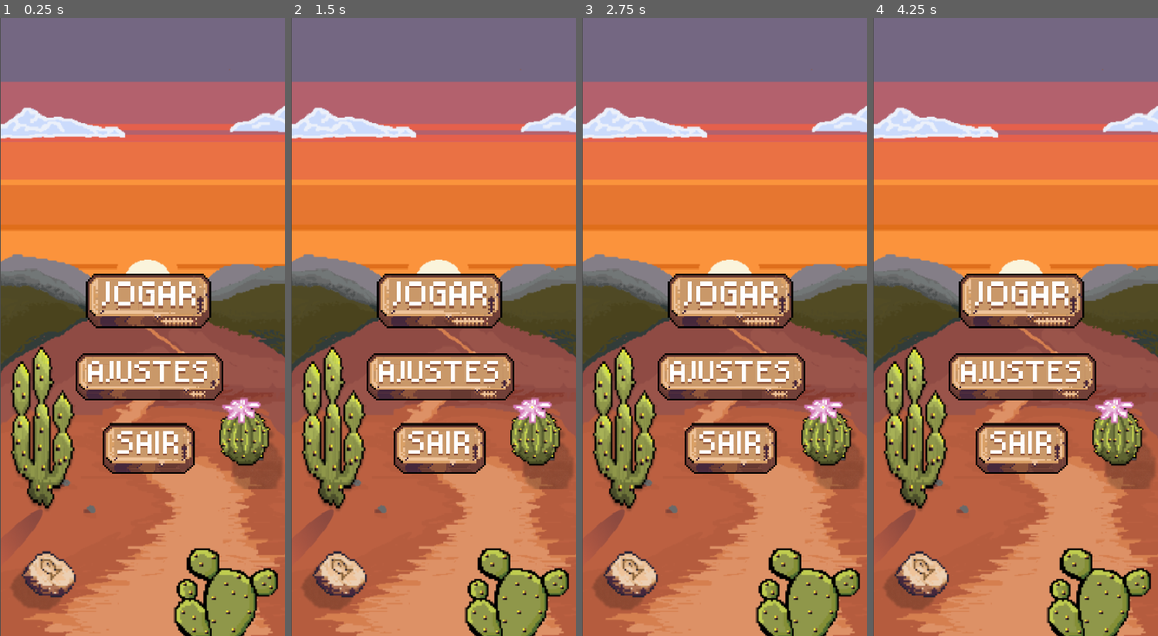
Above: before the commit, frames 1-4 (left to right).
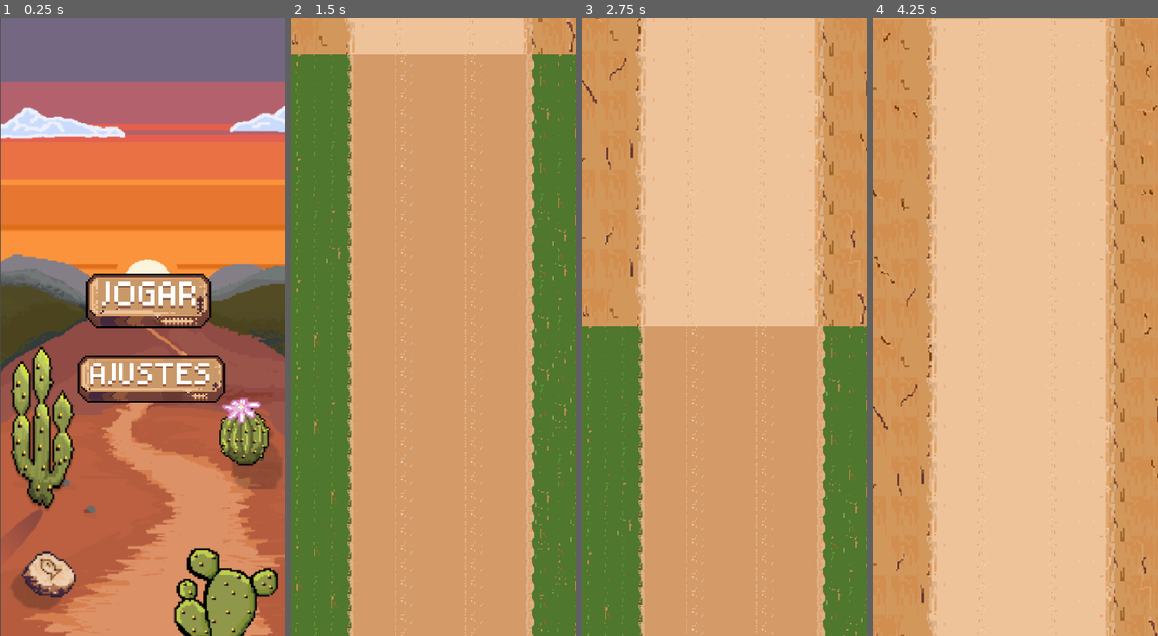
Above: after the commit, the same moments.

Repository: Luiiz-Henrique/Game-Challenge
Game: Godot game, scene res://Contexts/MenuHomeContext/MenuHomeContext.tscn
The game is run twice, just before and just after one commit, with the same random seed, the same clock (stepped at 60 frames per second) and the same inputs.
Inputs (mouse positions are in pixels of both pictures, inside the frame that each line leads up to):
- Up to frame 1 (0.25 s): no input
- Up to frame 2 (1.5 s): click (453, 382) at 0.52 s; click (439, 302) at 1.25 s
- Up to frame 3 (2.75 s): click (730, 302) at 2.02 s
- Up to frame 4 (4.25 s): click (1021, 376) at 2.77 s; click (1035, 382) at 3.52 s

The runs differ from the first frame. In frame 1, 4.7% of the frame differs, in the area x 26-80%, y 54-74%; in frame 2, 88%; in frame 3, 89%; in frame 4, 98%, in the area x 0-100%, y 0-100%.

Commit message:
resolvendo erros de merge para todos os integrantes pegarem o codigo

Diff:
--- a/Contexts/MenuHomeContext/MenuHomeContext.tscn
+++ b/Contexts/MenuHomeContext/MenuHomeContext.tscn
@@ -2,8 +2,8 @@
 
 [ext_resource type="Texture2D" uid="uid://bjq6yke47v53d" path="res://Contexts/MenuHomeContext/Tela Inicial.png" id="1_5fdye"]
 [ext_resource type="PackedScene" uid="uid://c4l62jg4c6m1q" path="res://Features/Buttons/Button_jogar.tscn" id="2_5a3en"]
-[ext_resource type="PackedScene" uid="uid://cdxnbc0f5wndn" path="res://Features/Buttons/Button_Sair.tscn" id="3_5fdye"]
 [ext_resource type="PackedScene" uid="uid://dpejrm65ji5eh" path="res://Features/Buttons/Button_Ajustes.tscn" id="4_5fdye"]
+[ext_resource type="Script" uid="uid://cdgkywy5ddwow" path="res://Features/Buttons/action_button_ajustes.gd" id="4_ddsf3"]
 
 [node name="MenuHomeContext" type="TextureRect" unique_id=359420042]
 anchors_preset = 15
@@ -22,34 +22,10 @@
 offset_right = 293.0
 offset_bottom = 428.0
 
-[node name="Button_sair" parent="." unique_id=874596736 instance=ExtResource("3_5fdye")]
-layout_mode = 0
-offset_left = 138.0
-offset_top = 582.0
-offset_right = 292.0
-offset_bottom = 697.0
-texture_normal = null
-stretch_mode = 6
-
-[node name="TextureButton" parent="." unique_id=980787844 instance=ExtResource("4_5fdye")]
-layout_mode = 0
-offset_left = 88.00001
-offset_top = 430.99997
-offset_right = 297.1667
-offset_bottom = 544.83325
-scale = Vector2(1.3, 1.3)
-texture_normal = null
-
-[node name="Button_sair2" parent="." unique_id=1237314496 instance=ExtResource("3_5fdye")]
-layout_mode = 0
-offset_left = 140.0
-offset_top = 545.0
-offset_right = 268.0
-offset_bottom = 643.0
-
 [node name="TextureButton2" parent="." unique_id=1976419141 instance=ExtResource("4_5fdye")]
 layout_mode = 0
-offset_left = 103.0
-offset_top = 442.0
-offset_right = 273.0
-offset_bottom = 530.0
+offset_left = 106.0
+offset_top = 445.0
+offset_right = 276.0
+offset_bottom = 533.0
+script = ExtResource("4_ddsf3")
--- a/Features/Buttons/Button_Sair.tscn
+++ /dev/null
@@ -1,12 +0,0 @@
-[gd_scene format=3 uid="uid://cdxnbc0f5wndn"]
-
-[ext_resource type="Texture2D" uid="uid://dktabwygbc0xu" path="res://Features/Buttons/botaaoSair.svg" id="1_3qt45"]
-
-[node name="Button_sair" type="TextureButton" unique_id=874596736]
-offset_left = 121.0
-offset_top = 237.0
-offset_right = 249.0
-offset_bottom = 335.0
-texture_normal = ExtResource("1_3qt45")
-ignore_texture_size = true
-stretch_mode = 5
--- /dev/null
+++ b/Features/Buttons/Button_controles.tscn
@@ -0,0 +1,12 @@
+[gd_scene format=3 uid="uid://cdxnbc0f5wndn"]
+
+[ext_resource type="Texture2D" uid="uid://dktabwygbc0xu" path="res://Features/Buttons/botaaoSair.svg" id="1_pk1ni"]
+
+[node name="Button_controles" type="TextureButton" unique_id=874596736]
+offset_left = 121.0
+offset_top = 237.0
+offset_right = 249.0
+offset_bottom = 335.0
+texture_normal = ExtResource("1_pk1ni")
+ignore_texture_size = true
+stretch_mode = 5
--- a/Features/Buttons/Button_jogar.tscn
+++ b/Features/Buttons/Button_jogar.tscn
@@ -1,6 +1,7 @@
 [gd_scene format=3 uid="uid://c4l62jg4c6m1q"]
 
 [ext_resource type="Texture2D" uid="uid://ci57fdr4bw2hc" path="res://Features/Buttons/botaoJogar 1.svg" id="1_l1hbo"]
+[ext_resource type="Script" uid="uid://20x7xac6y5tb" path="res://Features/Buttons/action_button_play.gd" id="2_2q3o5"]
 
 [node name="Botao_jogar" type="TextureButton" unique_id=711292972]
 offset_left = 131.0
@@ -10,3 +11,4 @@
 texture_normal = ExtResource("1_l1hbo")
 ignore_texture_size = true
 stretch_mode = 5
+script = ExtResource("2_2q3o5")
--- /dev/null
+++ b/Features/Buttons/action_button_ajustes.gd
@@ -0,0 +1,11 @@
+extends TextureButton
+
+
+# Called when the node enters the scene tree for the first time.
+func _ready() -> void:
+	pass # Replace with function body.
+
+
+# Called every frame. 'delta' is the elapsed time since the previous frame.
+func _process(delta: float) -> void:
+	pass
--- /dev/null
+++ b/Features/Buttons/action_button_controles.gd
@@ -0,0 +1,11 @@
+extends Node
+
+
+# Called when the node enters the scene tree for the first time.
+func _ready() -> void:
+	pass # Replace with function body.
+
+
+# Called every frame. 'delta' is the elapsed time since the previous frame.
+func _process(delta: float) -> void:
+	pass
--- /dev/null
+++ b/Features/Buttons/action_button_play.gd
@@ -0,0 +1,18 @@
+extends TextureButton
+#Teste para observacao
+var state: bool = false
+
+func _ready() -> void:
+	pressed.connect(_pressioned_button)
+	pressed.connect(change_scene_to_file)
+
+
+# Called every frame. 'delta' is the elapsed time since the previous frame.
+
+func _pressioned_button() -> void:
+	print("O botão de entrar foi apertado com sucesso!")
+
+
+func change_scene_to_file() -> void:
+	print("testando.....")
+	get_tree().change_scene_to_file("res://Core/Root.tscn")
--- a/Features/Buttons/testeButton.gd
+++ /dev/null
@@ -1,11 +0,0 @@
-extends TextureButton
-
-
-# Called when the node enters the scene tree for the first time.
-func _ready() -> void:
-	# Conecta o sinal de clique do próprio botão à nossa função de imprimir
-	pressed.connect(_on_pressed)
-
-func _on_pressed() -> void:
-	# A mensagem que vai aparecer no painel de Saída (Output) da Godot
-	print("O botão de entrar foi apertado com sucesso!")
Not shown, added: Features/Buttons/action_button_ajustes.gd.uid
Not shown, added: Features/Buttons/action_button_controles.gd.uid
Not shown, added: Features/Buttons/action_button_play.gd.uid
Not shown, removed: Features/Buttons/testeButton.gd.uid
